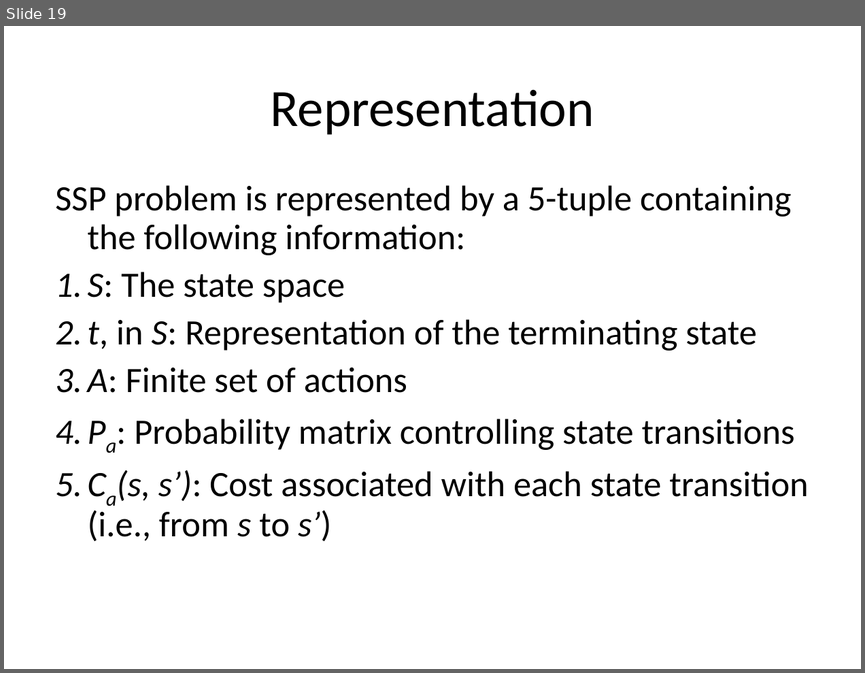
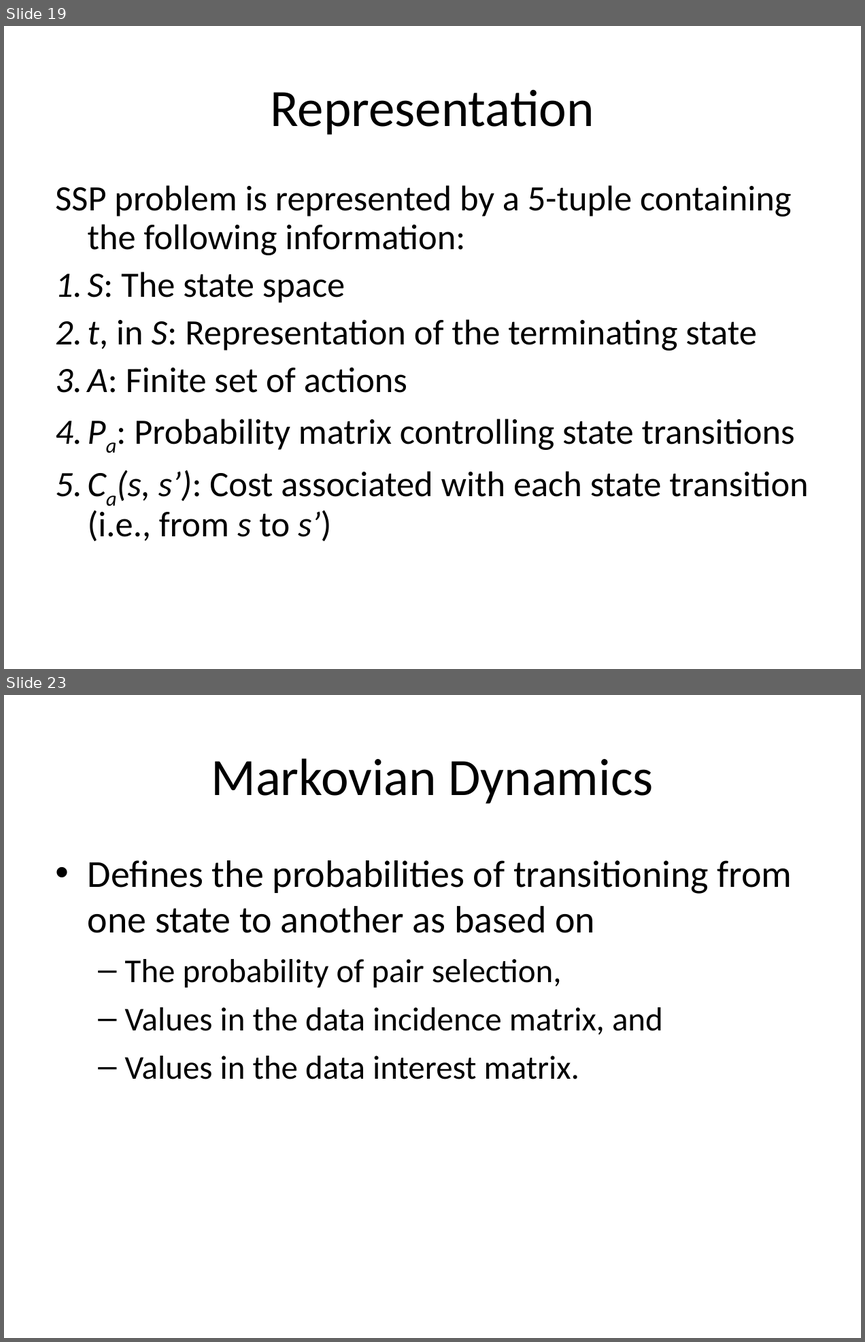
Before and after one commit to mazzas/School, a slide deck: SE4960/Journal Club/Minimum Latency Data Diffusion in Intermittently Connected Mobile.ppt. Shown one above the other, each under a label of ours: slide 19 before the commit, slides 19 and 23 after it; the slides between them are not shown. The pictures are 865x673 and 865x1342 pixels, drawn with LibreOffice and Linux fonts; fonts in the diff are those of the drawing. Boxes give left, top, right and bottom in pixels: in the first picture for what was removed or moved away, otherwise in the second. Text is boxed around its words. In the diff, an @@ line names an element or a change of style, - is before the commit and + after.

```diff
--- a/SE4960/Journal Club/Minimum Latency Data Diffusion in Intermittently Connected Mobile.ppt
+++ b/SE4960/Journal Club/Minimum Latency Data Diffusion in Intermittently Connected Mobile.ppt
@@ slide 23 added at (4, 695, 861, 1338), background #FFFFFF @@
@@ title added at (211, 758, 653, 804), 44 pt, text #000000 @@
+Markovian Dynamics
@@ text added at (88, 860, 792, 1079), 28 pt, text #000000 @@
+• Defines the probabilities of transitioning from one state to another as based on
+  – The probability of pair selection,
+  – Values in the data incidence matrix, and
+  – Values in the data interest matrix.
```
Also in this commit, not shown: 7 other slides added, 5 slides removed.
